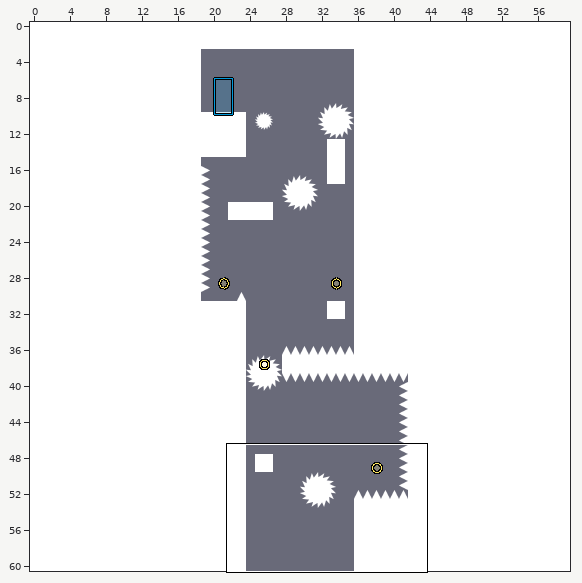
Level history. LDtk project: Content/10 level.ldtk. The first picture is a wide view before the edit; the outline marks the close-up.
Close-up. Old version:
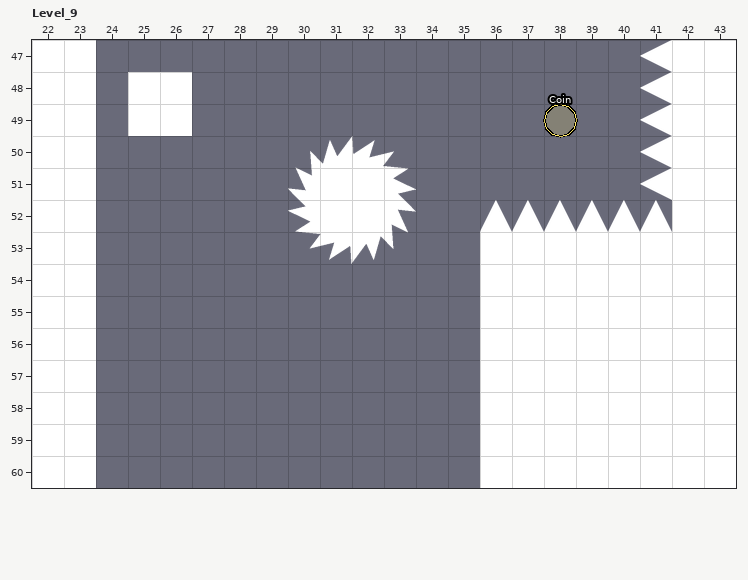
Cells are 32x32 px. Shown: Level_9 x 22..43, y 47..60. The commit also changed other parts of the map, which this record leaves out.
Once edited:
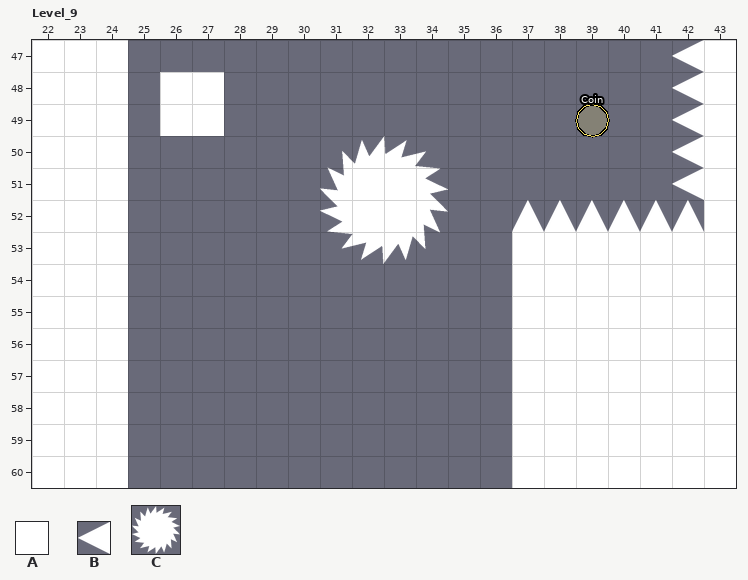
Key: from "Level": A 1 "Level", B 2 "Spike"; from "Sawblade": C 0.
_ is an empty cell.
Objects are placed by their top-left corner, in cells (3,4 is the top-left corner of cell 3,4); size is 1x1 cell unless given.
The exact change:
Layer "Entities":
Object "Coin" ellipse at 38,49 becomes "Coin" ellipse at 39,49.
Object C "Saw" at 30,50 size 4x4 becomes C "Saw" at 31,50 size 4x4.
Layer "Level":
Tile A now appears in row 47 at x 24; in rows 48 to 49 at x 24 and 27; in rows 50 to 60 at x 24.
The author changed tile A to tile B in rows 47 to 52 at x 42.
The author cleared tile A in rows 48 to 49 at x 25; in rows 53 to 60 at x 36.
The author cleared tile B in rows 47 to 51 at x 41; in row 52 at x 36.
